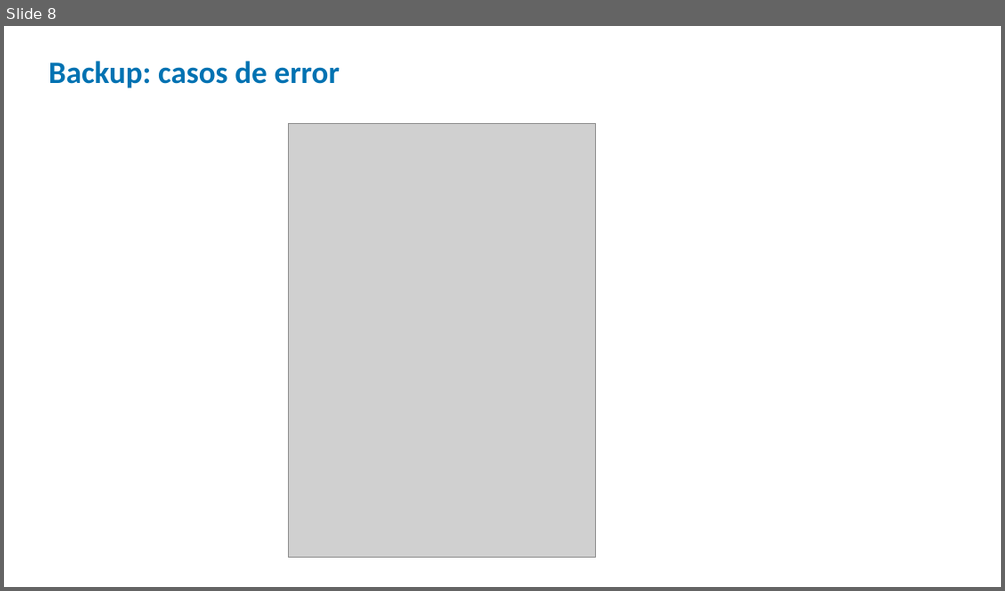
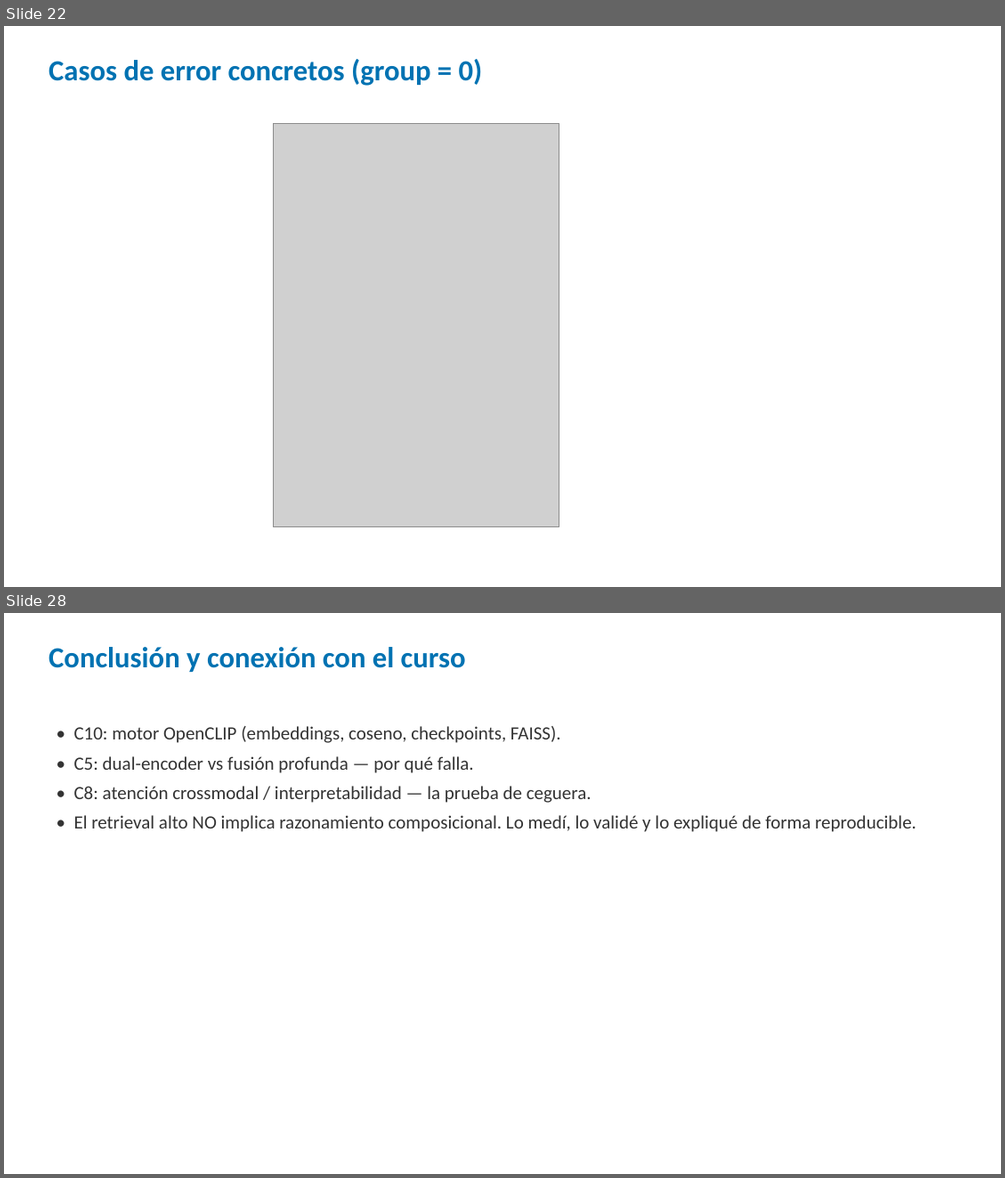
Before and after one commit to nielspac177/MCC225-Winoground, a slide deck: slides/pptx/defensa_winoground.pptx. Shown one above the other, each under a label of ours: slide 8 before the commit, slides 22 and 28 after it; the slides between them are not shown. The pictures are 1005x591 and 1005x1178 pixels, drawn with LibreOffice and Linux fonts; fonts in the diff are those of the drawing; grey boxes stand for pictures. Boxes give left, top, right and bottom in pixels: in the first picture for what was removed or moved away, otherwise in the second. Text is boxed around its words. In the diff, an @@ line names an element or a change of style, - is before the commit and + after.

Commit message:
Examen Parcial 1: guion, plan 20min, defensa de codigo y embeddings versionados

```diff
--- a/slides/pptx/defensa_winoground.pptx
+++ b/slides/pptx/defensa_winoground.pptx
@@ slide 28 added at (x1=4, y1=613, x2=1001, y2=1174), background #FFFFFF @@
@@ text added at (x1=48, y1=647, x2=466, y2=672), 28 pt, text #0072B2, bold @@
+Conclusión y conexión con el curso
@@ text added at (x1=74, y1=726, x2=916, y2=832), 18 pt, text #333333 @@
+• C10: motor OpenCLIP (embeddings, coseno, checkpoints, FAISS).
+• C5: dual-encoder vs fusión profunda — por qué falla.
+• C8: atención crossmodal / interpretabilidad — la prueba de ceguera.
+• El retrieval alto NO implica razonamiento composicional. Lo medí, lo validé y lo expliqué de forma reproducible.
@@ what was slide 8 is now slide 22 @@
@@ slide 22 changed as well @@
@@ text at (x1=48, y1=59, x2=483, y2=86): text changed; size 30 to 28 pt @@
-Backup: casos de error
+Casos de error concretos (group = 0)
@@ picture resized from (x1=288, y1=123, x2=595, y2=557) to (x1=273, y1=123, x2=558, y2=527) @@
```
Also in this commit, not shown: 1 other slide changed, 26 other slides added, 6 slides removed, 9 other files.
